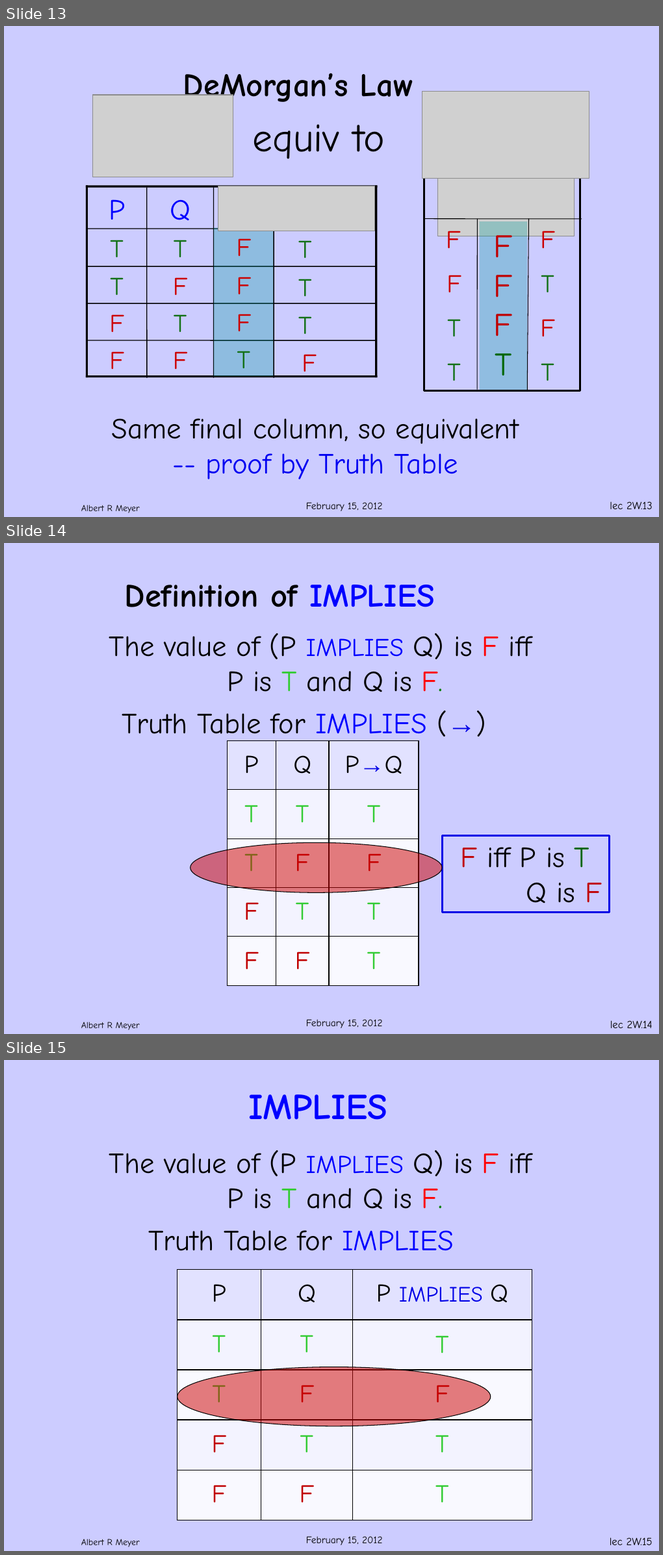
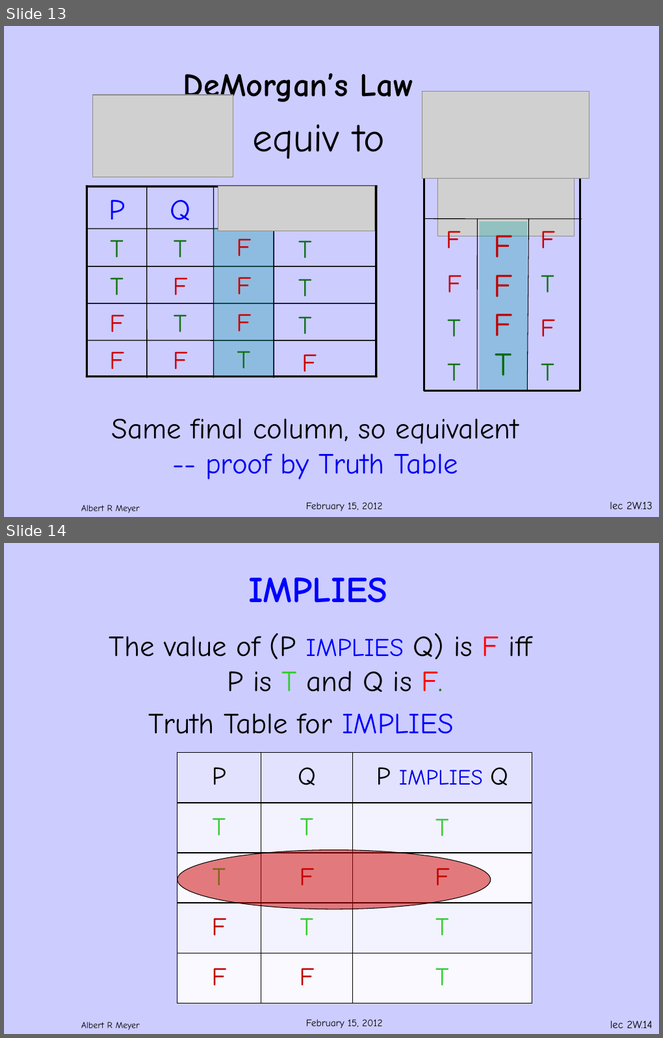
Before and after one commit to armeyer/mcs_web, a slide deck: spring12/slidesS12/slides2w.pptx. Shown one above the other, each under a label of ours: slides 13, 14 and 15 before the commit, slides 13 and 14 after it. The pictures are 663x1555 and 663x1038 pixels, drawn with LibreOffice and Linux fonts; fonts in the diff are those of the drawing; grey boxes stand for pictures; background and template pictures are left out. Boxes give left, top, right and bottom in pixels: in the first picture for what was removed or moved away, otherwise in the second. Text is boxed around its words. In the diff, an @@ line names an element or a change of style, - is before the commit and + after.

```diff
--- a/spring12/slidesS12/slides2w.pptx
+++ b/spring12/slidesS12/slides2w.pptx
@@ slide 14 removed at [4, 543, 659, 1034], background #CCCCFF; not listed: 2 template elements that a slide beside it also shows @@
@@ title removed at [125, 585, 435, 607] @@
-Definition of IMPLIES
@@ text removed at [109, 633, 532, 693] @@
-The value of (P IMPLIES Q) is F iff
-P is T and Q is F.
@@ text removed at [122, 713, 427, 743] @@
-Truth Table for IMPLIES (→)
@@ table removed at [227, 741, 418, 991], 5 rows, 3 columns @@
-P | Q | P→Q
-T | T | T
-T | F | F
-F | T | T
-F | F | T
@@ ellipse removed at [190, 843, 441, 893] @@
@@ rectangle removed at [442, 836, 609, 913] @@
-F iff P is T
-Q is F
@@ page number removed at [610, 1021, 653, 1029] @@
-lec 2W.14
@@ what was slide 15 is now slide 14 @@
@@ page number at [610, 1021, 653, 1029]: text changed @@
-lec 2W.15
+lec 2W.14
```
Also in this commit, not shown: 2 slides changed.
